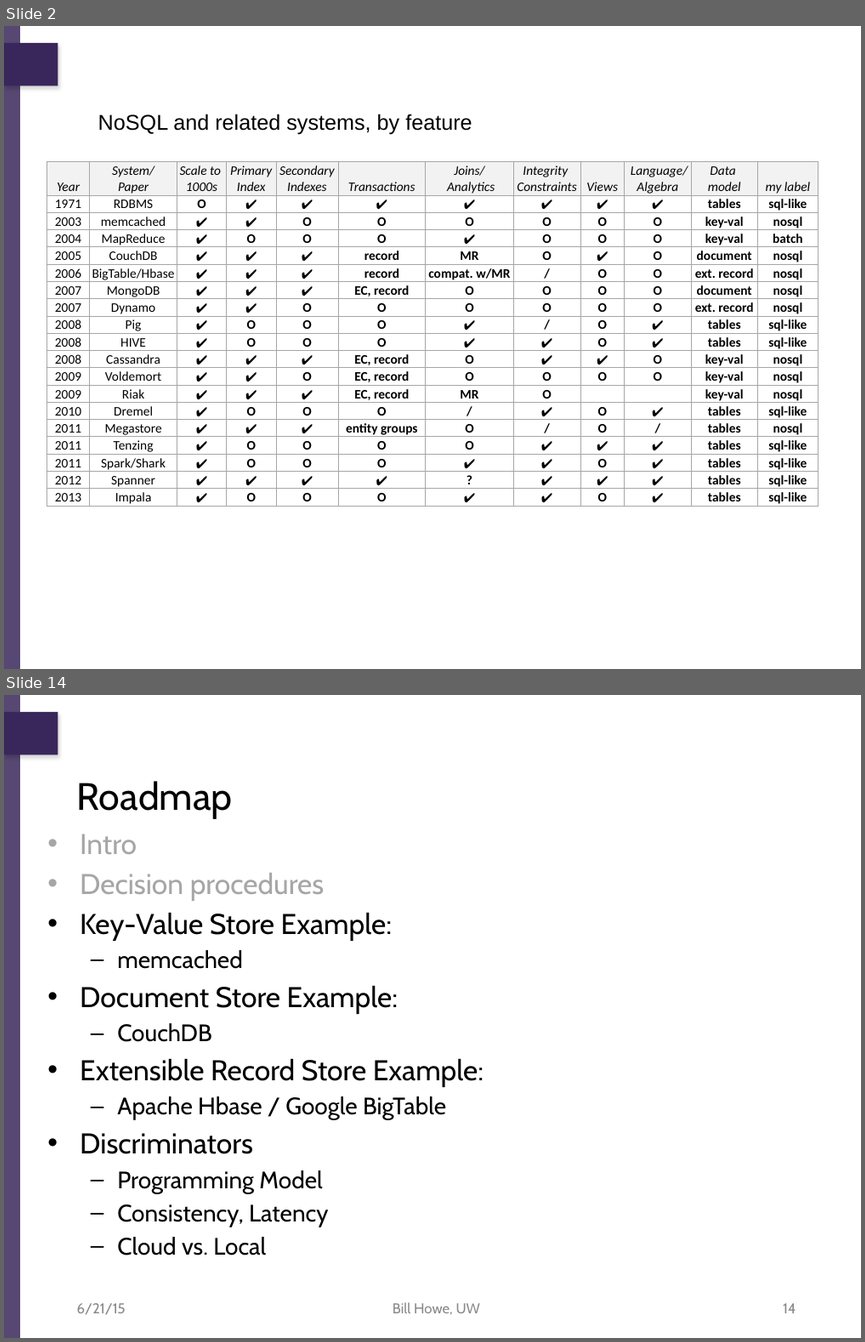
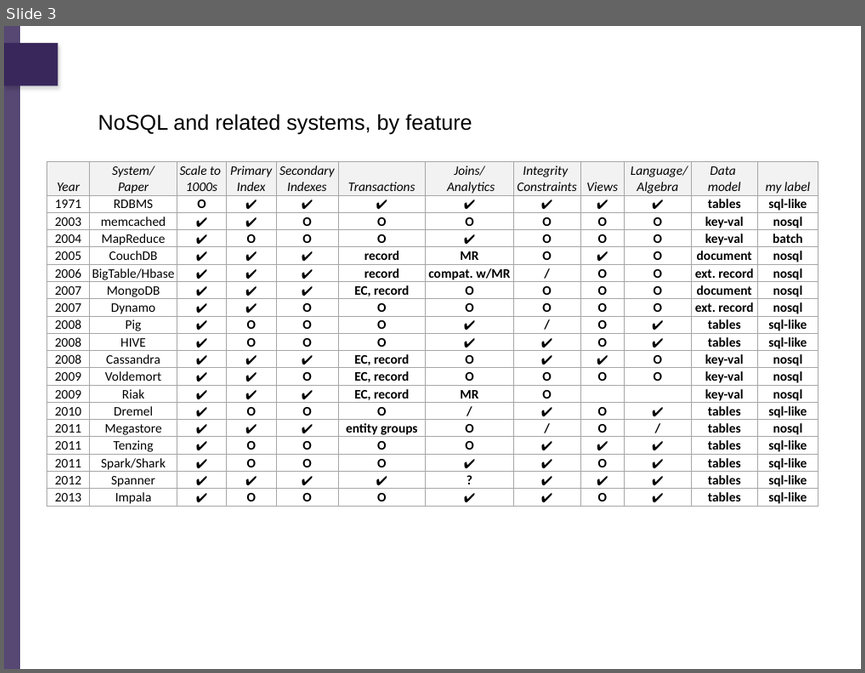
Before and after one commit to billhowe/datasci_course_materials, a slide deck: day1_data_management/part3_nosql/06_nosql.pptx. Shown one above the other, each under a label of ours: slides 2 and 14 before the commit, slide 3 after it; the slides between them are not shown. The pictures are 865x1342 and 865x673 pixels, drawn with LibreOffice and Linux fonts; fonts in the diff are those of the drawing; background and template pictures are left out. Boxes give left, top, right and bottom in pixels: in the first picture for what was removed or moved away, otherwise in the second. Text is boxed around its words. In the diff, an @@ line names an element or a change of style, - is before the commit and + after.

```diff
--- a/day1_data_management/part3_nosql/06_nosql.pptx
+++ b/day1_data_management/part3_nosql/06_nosql.pptx
@@ slide 14 removed at [4,695,861,1338], background #FFFFFF; not listed: 2 template elements that a slide beside it also shows @@
@@ title removed at [77,781,233,818] @@
-Roadmap
@@ text removed at [80,834,483,1255] @@
-• Intro
-• Decision procedures
-• Key-Value Store Example:
-  – memcached
-• Document Store Example:
-  – CouchDB
-• Extensible Record Store Example:
-  – Apache Hbase / Google BigTable
-• Discriminators
-  – Programming Model
-  – Consistency, Latency
-  – Cloud vs. Local
@@ text removed at [77,1303,126,1315] @@
-6/21/15
@@ text removed at [392,1302,480,1315] @@
-Bill Howe, UW
@@ page number removed at [783,1303,795,1313] @@
-14
@@ what was slide 2 is now slide 3 @@
```
Also in this commit, not shown: 21 slides changed, 7 slides added, 1 other slide removed.
